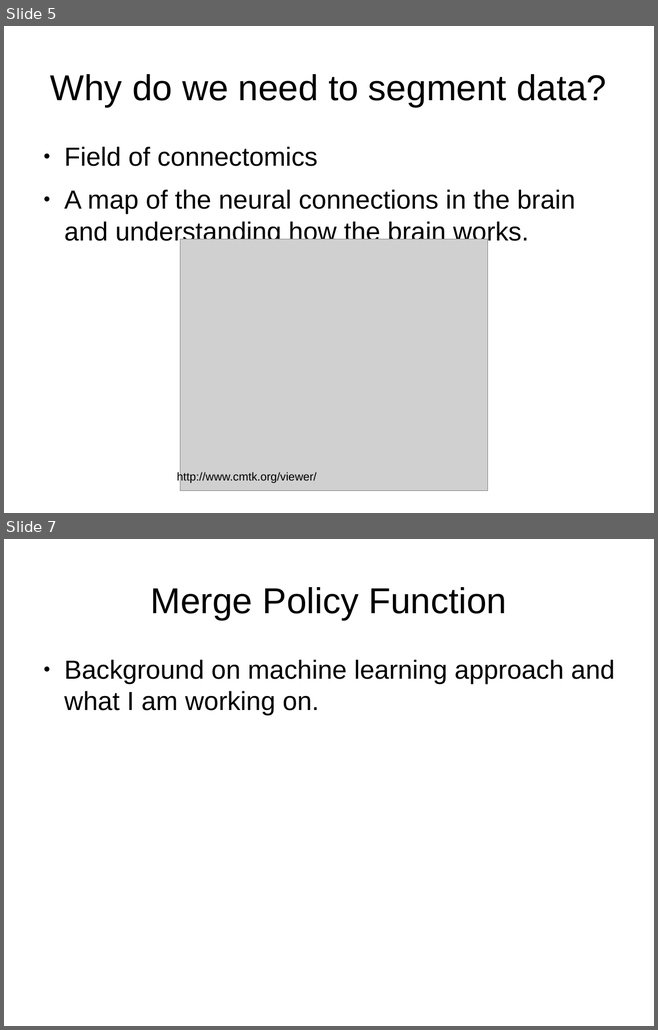
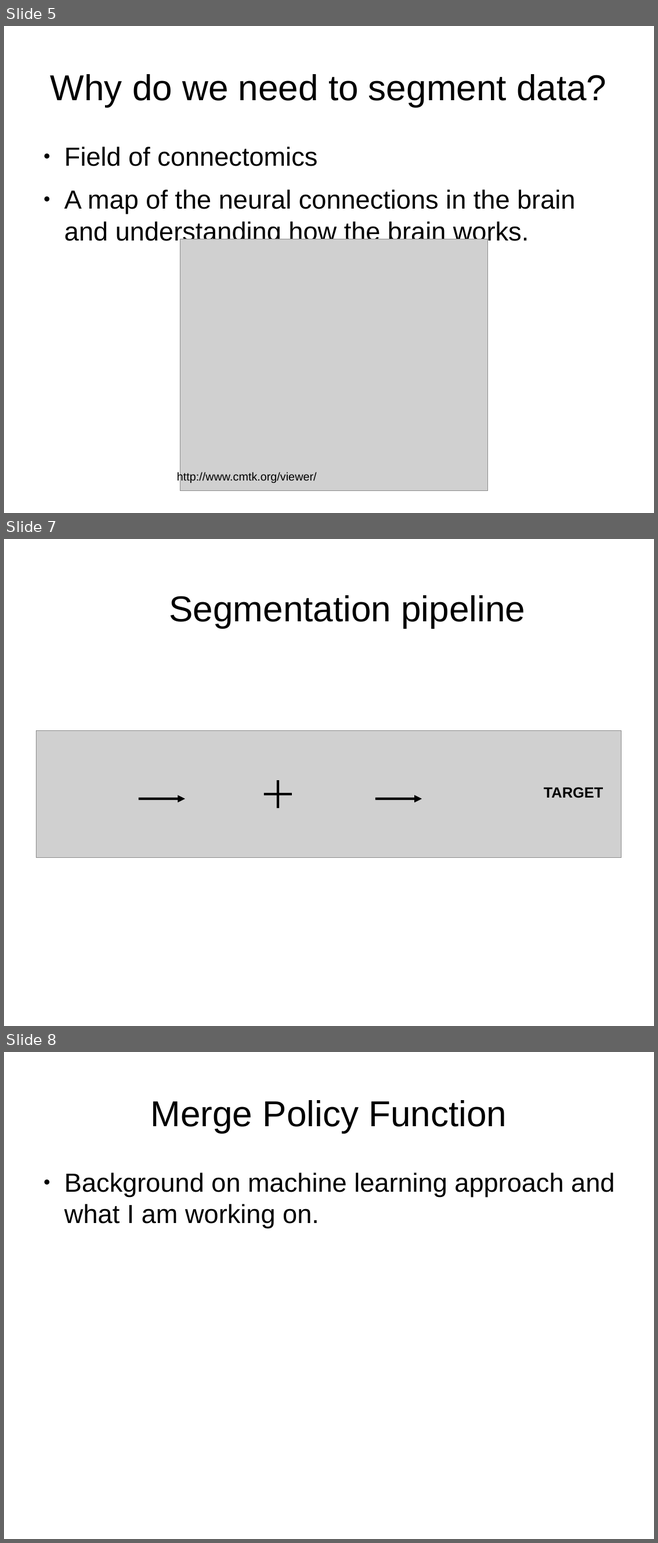
Before and after one commit to JohnnyTeutonic/view_all, a slide deck: Segmentation_Presentation.odp. Shown one above the other, each under a label of ours: slides 5 and 7 before the commit, slides 5, 7 and 8 after it; the slides between them are not shown. The pictures are 658x1030 and 658x1543 pixels, drawn with LibreOffice and Linux fonts; fonts in the diff are those of the drawing; grey boxes stand for pictures. Boxes give left, top, right and bottom in pixels: in the first picture for what was removed or moved away, otherwise in the second. Text is boxed around its words. In the diff, an @@ line names an element or a change of style, - is before the commit and + after.

```diff
--- a/Segmentation_Presentation.odp
+++ b/Segmentation_Presentation.odp
@@ slide 7 added at [4,539,654,1026], background #FFFFFF @@
@@ title added at [169,595,525,628], 44 pt, text #000000 @@
+Segmentation pipeline
@@ picture added at [36,731,621,858] @@
@@ line added from (278, 780) to (278, 808), #000000 3 pt @@
@@ arrow added from (139, 799) to (185, 799), #000000 3 pt @@
@@ line added from (264, 794) to (292, 794), #000000 3 pt @@
@@ arrow added from (375, 799) to (422, 799), #000000 3 pt @@
@@ text added at [543,787,603,798], 18 pt, text #000000, bold @@
+TARGET
@@ what was slide 7 is now slide 8 @@
```
Also in this commit, not shown: 7 slides changed, 3 other slides added, 3 slides removed, 2 other files.
